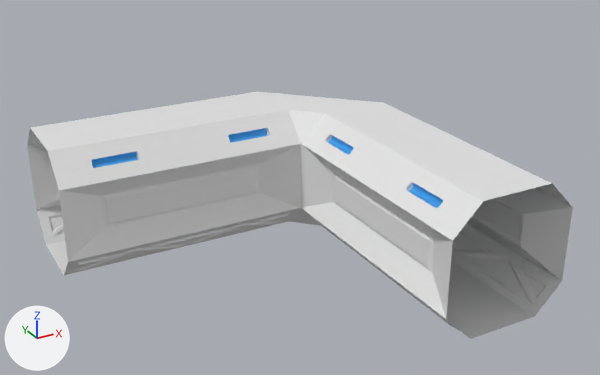
The Blender file ADAF/Corridor.blend, before and after one commit.
Both versions are drawn from a camera (50 mm lens) standing at (-21.0, -32.7, 18.7) and looking at (-5.0, -3.5, 4.1). The lights are fixed; the arrows at lower left show +X, +Y and +Z.
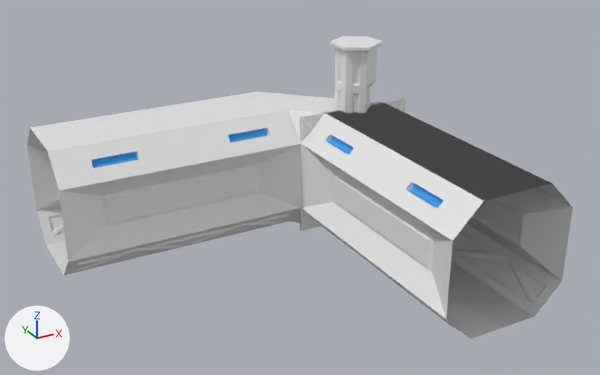
The change, as a diff of the scene's bpy script:
```diff
--- a/ADAF/Corridor.blend.py
+++ b/ADAF/Corridor.blend.py
@@ ob_cylinder_001 @@
 _m = ob_cylinder_001.modifiers.new('Bevel', 'BEVEL')
 _m.offset_type = 'WIDTH'
-ob_cylinder_001.hide_set(True)
@@ ob_plane @@
 _m = ob_plane.modifiers.new('Mirror', 'MIRROR')
 _m.use_axis = (True, False, True)
-ob_plane.hide_set(True)
@@ ob_cube @@
 _m = ob_cube.modifiers.new('Mirror', 'MIRROR')
-ob_cube.hide_set(True)
```

Location of each change, (x1, y1, x2, y2) in pixels of the pictures (600 x 375 px):
'Cylinder.001', shown: after (330, 36, 382, 113)
'Cube', shown: after (325, 103, 550, 326)
'Plane', shown: after (300, 98, 406, 231)
